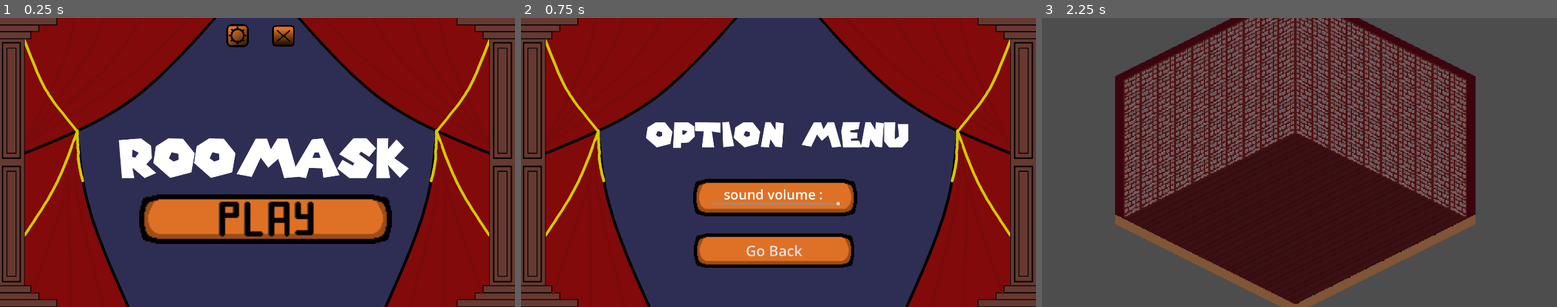
Above: before the commit, frames 1-3 (left to right).
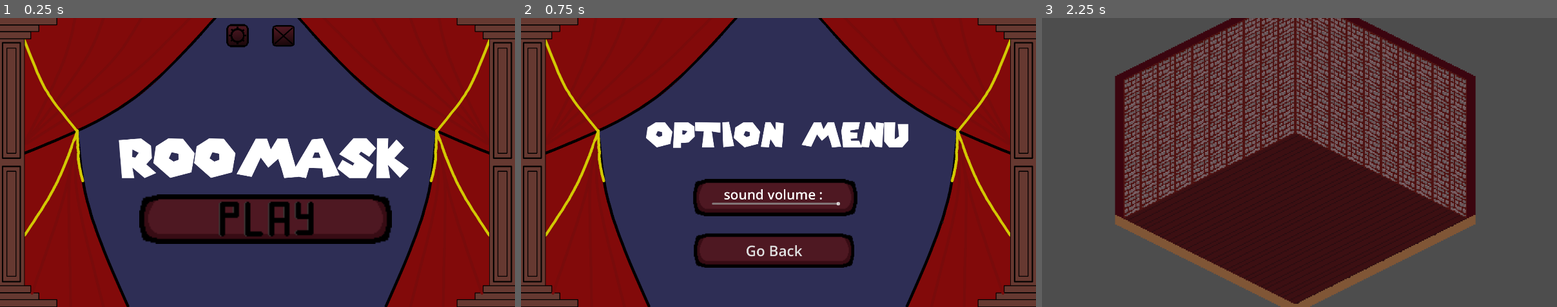
Above: after the commit, the same moments.

Repository: Jishuashi/GGJ2026-Roomask
Game: Godot game, scene res://Scenes/main_menu.tscn
Two runs of this game, one before a commit and one after it. Both use one fixed random seed, a clock stepped at 60 frames per second and the inputs below.
Inputs (mouse positions are in pixels of both pictures, inside the frame that each line leads up to):
- Up to frame 1 (0.25 s): no input
- Up to frame 2 (0.75 s): click (757, 35) at 0.5 s
- Up to frame 3 (2.25 s): click "Go Back" at 1.25 s; click (1309, 220) at 2 s

The runs differ from the first frame. In frame 1, 5.9% of the frame differs, in the area x 27-76%, y 2-77%; in frame 2, 5.7%; in frame 3, nothing differs.

Commit message:
change the colors of the button

Diff:
--- /dev/null
+++ b/Scenes/easter_egg.gd
@@ -0,0 +1,11 @@
+extends Control
+
+
+# Called when the node enters the scene tree for the first time.
+func _ready() -> void:
+	pass # Replace with function body.
+
+
+# Called every frame. 'delta' is the elapsed time since the previous frame.
+func _process(delta: float) -> void:
+	pass
--- a/Scenes/easter_egg.tscn
+++ b/Scenes/easter_egg.tscn
@@ -1,7 +1,8 @@
 [gd_scene format=3 uid="uid://b6vgha7w2rpov"]
 
-[ext_resource type="Texture2D" uid="uid://drbmuh3k4kiwd" path="res://Assets/easter_egg.png" id="1_aq3mi"]
-[ext_resource type="AudioStream" uid="uid://dc11tjir27gtt" path="res://Assets/easteregg.wav" id="2_dxjnb"]
+[ext_resource type="Texture2D" uid="uid://drbmuh3k4kiwd" path="res://Assets/Easter/easter_egg.png" id="1_aq3mi"]
+[ext_resource type="Script" uid="uid://cnqpm4xtyxwii" path="res://Scenes/easter_egg.gd" id="1_if3sg"]
+[ext_resource type="AudioStream" uid="uid://dc11tjir27gtt" path="res://Assets/Sound/easteregg.wav" id="2_dxjnb"]
 
 [sub_resource type="StyleBoxTexture" id="StyleBoxTexture_dxjnb"]
 texture = ExtResource("1_aq3mi")
@@ -13,6 +14,7 @@
 anchor_bottom = 1.0
 grow_horizontal = 2
 grow_vertical = 2
+script = ExtResource("1_if3sg")
 
 [node name="Panel" type="Panel" parent="." unique_id=681499774]
 layout_mode = 0
@@ -24,4 +26,18 @@
 
 [node name="audio_easter_egg" type="AudioStreamPlayer" parent="Panel" unique_id=1570198291]
 stream = ExtResource("2_dxjnb")
+volume_db = -6.265
 autoplay = true
+
+[node name="Button" type="Button" parent="." unique_id=1965361207]
+layout_mode = 0
+offset_left = 334.0
+offset_top = 219.0
+offset_right = 732.0
+offset_bottom = 561.0
+
+[node name="AudioStreamPlayer" type="AudioStreamPlayer" parent="Button" unique_id=2042670646]
+stream = ExtResource("2_dxjnb")
+volume_db = 24.0
+
+[connection signal="pressed" from="Button" to="." method="_on_button_pressed"]
--- a/Scenes/option_menu.tscn
+++ b/Scenes/option_menu.tscn
@@ -71,6 +71,15 @@
 step = 0.001
 value = 1.0
 
+[node name="Button" type="Button" parent="sound slider texture/HSlider" unique_id=117361520]
+layout_mode = 1
+anchors_preset = -1
+anchor_bottom = 0.091000006
+offset_left = 856.0
+offset_top = 88.0
+offset_right = 864.0
+offset_bottom = 91.996
+
 [node name="slider name" type="Label" parent="sound slider texture" unique_id=2117207367]
 layout_mode = 0
 offset_left = 114.0
@@ -93,4 +102,5 @@
 text = "Go Back"
 
 [connection signal="value_changed" from="sound slider texture/HSlider" to="." method="_on_h_slider_value_changed"]
+[connection signal="pressed" from="sound slider texture/HSlider/Button" to="." method="_on_button_pressed"]
 [connection signal="pressed" from="Button" to="." method="_on_button_pressed"]
--- a/src/fr/roomask/option_menu.gd
+++ b/src/fr/roomask/option_menu.gd
@@ -5,19 +5,6 @@
 # Called when the node enters the scene tree for the first time.
 func _ready() -> void:
 	pass # Replace with function body.
-
-func _on_button_pressed() -> void:
-	get_tree().change_scene_to_file("res://Scenes/main_menu.tscn")
-
-func _on_button_2_pressed() -> void:
-	get_tree().change_scene_to_file("res://Scenes/main_menu.tscn")
-
-func _on_button_3_pressed() -> void:
-	get_tree().change_scene_to_file("res://Scenes/main_menu.tscn")
-
-
-func easter_egg_on_button_pressed() -> void:
-	get_tree().change_scene_to_file("res://Scenes/easter_egg.tscn")
 
 
 func _on_h_slider_value_changed(value: float) -> void:
@@ -29,3 +16,7 @@
 		AudioServer.set_bus_mute(_master_bus_index, true)
 	else:
 		AudioServer.set_bus_mute(_master_bus_index, false)
+
+
+func _on_button_pressed() -> void:
+	get_tree().change_scene_to_file("res://Scenes/main_menu.tscn")
Binary file changed: Assets/Main _menu/exit_button.png
Binary file added: Assets/Main _menu/feuillesprite3.webp
Not shown, added: Assets/Main _menu/feuillesprite3.webp.import
Binary file changed: Assets/Main _menu/setting_logo.png
Binary file changed: Assets/Main _menu/start.png
Not shown, changed: Assets/Sound/easteregg.wav.import
Binary file changed: Assets/settings/master_volume_slider.png
Not shown, added: Scenes/easter_egg.gd.uid
